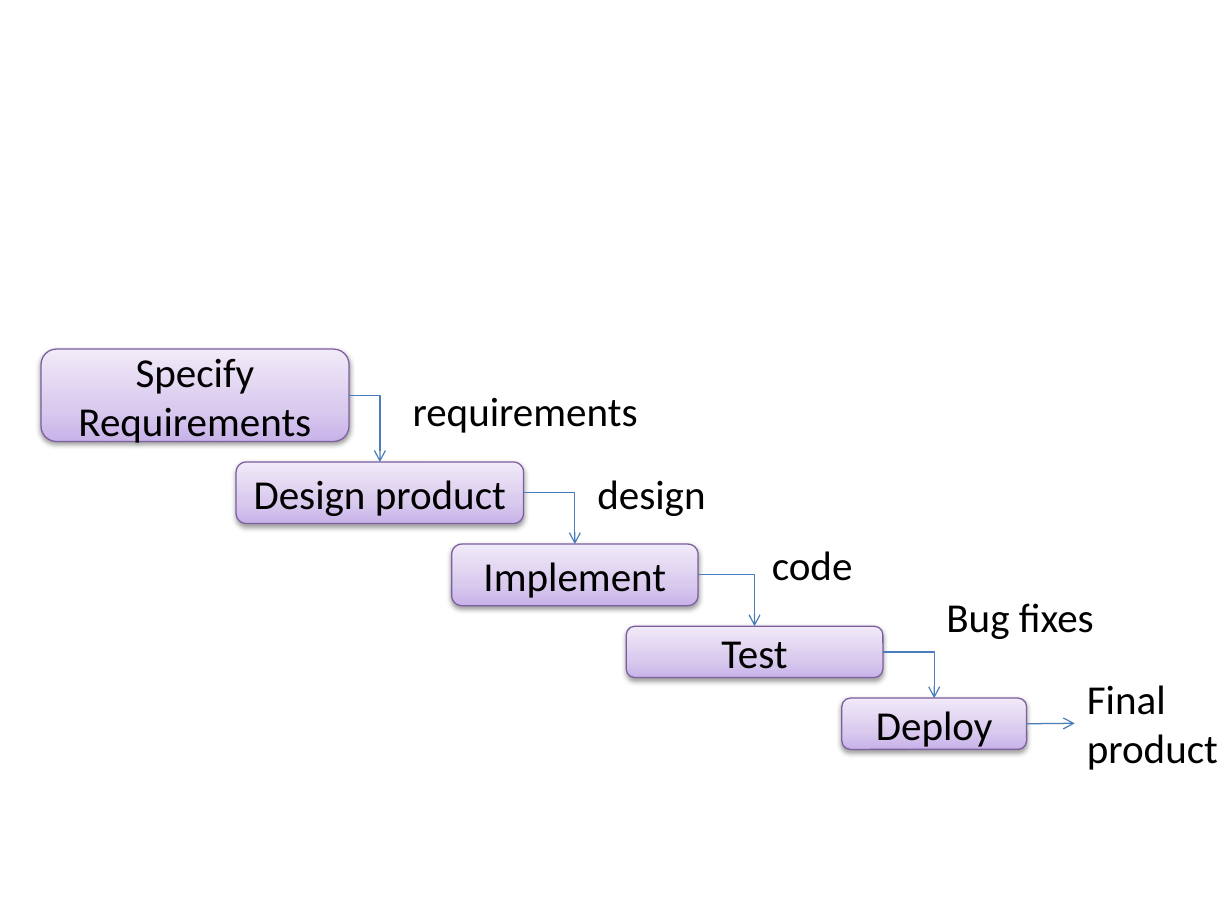
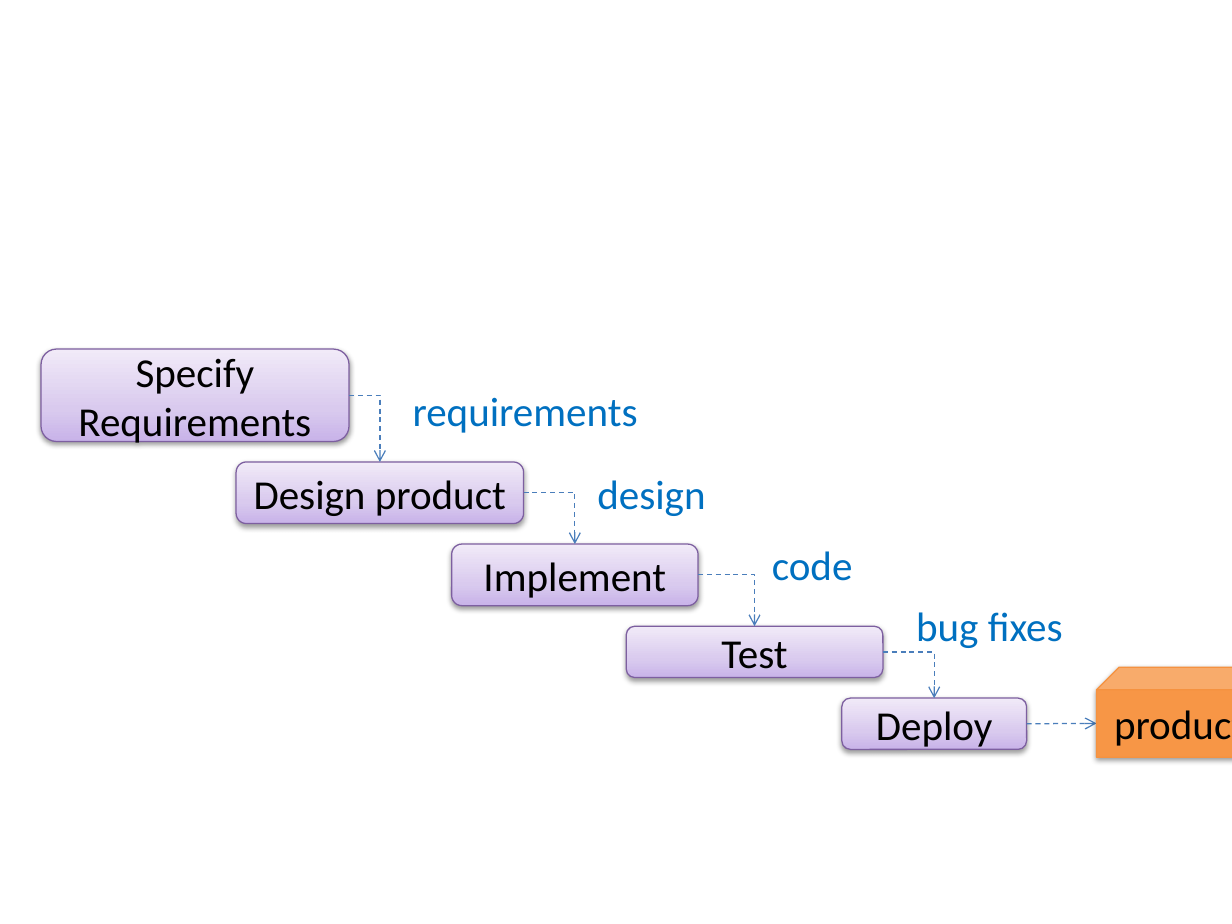
Before and after one commit to se-edu/se-book, a slide deck: slide 1 of diagrams/processModels/introduction/sequentialModels/diagram.pptx. Drawn at 1232x924 pixels with LibreOffice and Linux fonts; fonts in the diff are those of the drawing. Boxes give left, top, right and bottom in pixels: in the first picture for what was removed or moved away, otherwise in the second. Text is boxed around its words. In the diff, an @@ line names an element or a change of style, - is before the commit and + after.

```diff
--- a/diagrams/processModels/introduction/sequentialModels/diagram.pptx
+++ b/diagrams/processModels/introduction/sequentialModels/diagram.pptx
@@ elbow arrow (349, 395) - (379, 462): stroke #4B7EBC 0.75 pt to #4B7EBC 0.75 pt dashed @@
@@ elbow arrow (524, 493) - (575, 545): stroke #4B7EBC 0.75 pt to #4B7EBC 0.75 pt dashed @@
@@ text colour #000000 to #0070C0 in 3 elements at [413, 397, 638, 433], [597, 480, 705, 516], [772, 551, 853, 581] @@
@@ elbow arrow (699, 575) - (754, 626): stroke #4B7EBC 0.75 pt to #4B7EBC 0.75 pt dashed @@
@@ text at [916, 612, 1063, 652]: text changed; text colour #000000 to #0070C0 @@
-Bug fixes
+bug fixes
@@ elbow arrow (883, 652) - (934, 699): stroke #4B7EBC 0.75 pt to #4B7EBC 0.75 pt dashed @@
@@ cube "product": place and size @@
-cube "product" at [1087, 685, 1218, 770]
+cube "product" at [1096, 668, 1232, 758]
@@ cube "product" at [1096, 668, 1232, 758]: vertical alignment top to middle; fill none to #F79646; outline none to #F69240 0.75 pt; shadow on @@
@@ text in cube at [1114, 710, 1232, 746]: text changed @@
-Final
-product
+product
@@ arrow moved from (1026, 724) - (1074, 723) to (1026, 724) - (1096, 723) @@
@@ arrow (1026, 724) - (1096, 723): stroke #4B7EBC 0.75 pt to #4B7EBC 0.75 pt dashed @@
```
Also in this commit, not shown: 22 other files.
